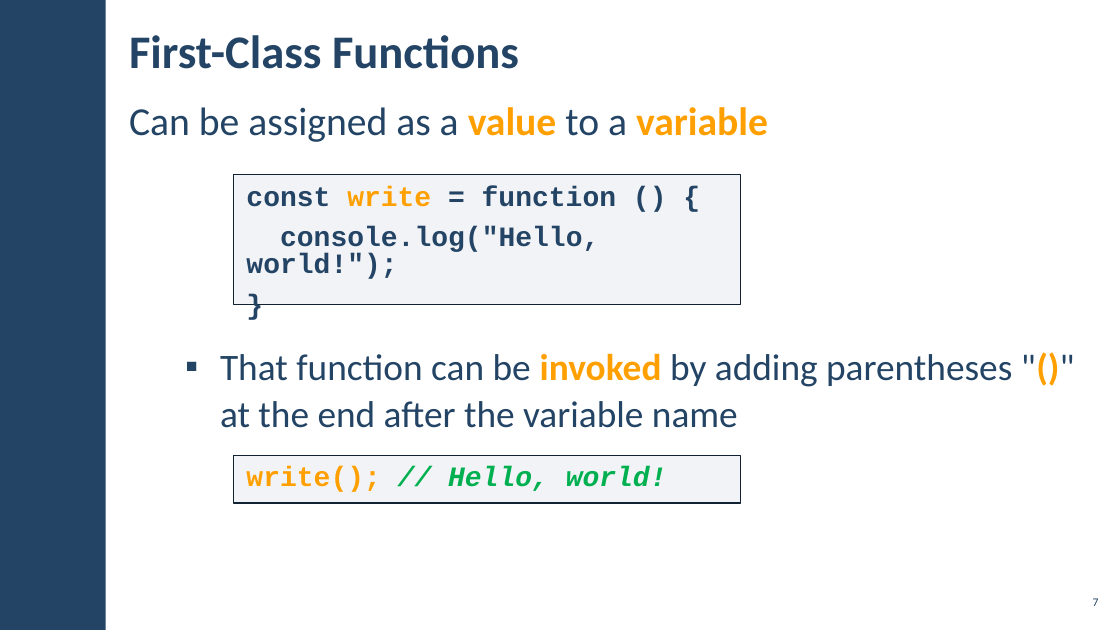
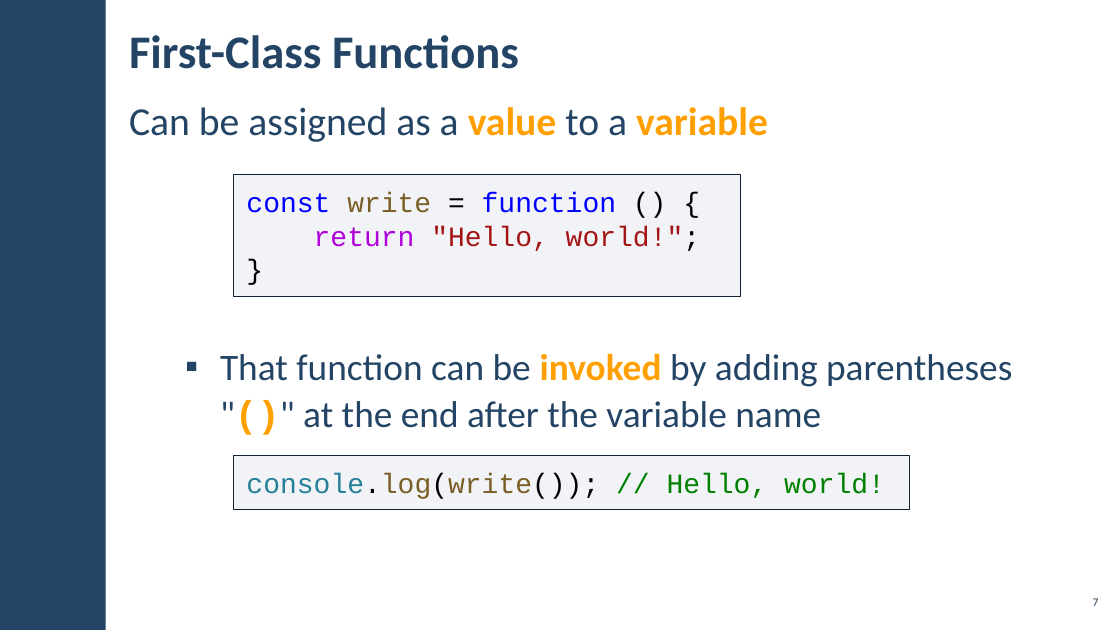
Before and after one commit to ErayErol/Software-University-Courses, a slide deck: slide 7 of JS Advanced - 2019.09.16/04. Advanced Functions/LAB/JS-Advanced-Advanced-Functions.pptx. Drawn at 1120x630 pixels with LibreOffice and Linux fonts; fonts in the diff are those of the drawing; background and template pictures are left out. Boxes give left, top, right and bottom in pixels: in the first picture for what was removed or moved away, otherwise in the second. Text is boxed around its words. In the diff, an @@ line names an element or a change of style, - is before the commit and + after.

```diff
--- a/JS Advanced - 2019.09.16/04. Advanced Functions/LAB/JS-Advanced-Advanced-Functions.pptx
+++ b/JS Advanced - 2019.09.16/04. Advanced Functions/LAB/JS-Advanced-Advanced-Functions.pptx
@@ rectangle "const write = function () ...": place and size @@
-rectangle "const write = function () ..." at (234,175,740,305)
+rectangle "const write = function () ..." at (234,175,740,297)
@@ text in rectangle at (246,192,616,213): text colour #234465 to #0000FF in "const function"; text colour #FFA000 to #795E26 in "write"; text colour #234465 to #000000 in "= () {", "}"; bold off in "const write = function () {", "}"; line spacing 0.8 to 1; less space between paragraphs @@
@@ text in rectangle at (314,226,700,251): text changed; text colour #234465 to #A31515; bold off @@
-console.log("Hello, world!");
+return "Hello, world!";
@@ text at (220,353,1012,428): font Calibri to Courier New in ""()"" @@
@@ rectangle "console.log(write()); // Hello, world!": place and size @@
-rectangle "console.log(write()); // Hello, world!" at (234,455,740,503)
+rectangle "console.log(write()); // Hello, world!" at (234,455,910,509)
@@ text in rectangle at (246,473,885,499): text changed; text colour #00B050 to #008000; bold off; italic off @@
-write(); // Hello, world!
+console.log(write()); // Hello, world!
```
Also in this commit, not shown: 14 other slides changed, 6 slides added, 20 slides removed, 3 other files.
